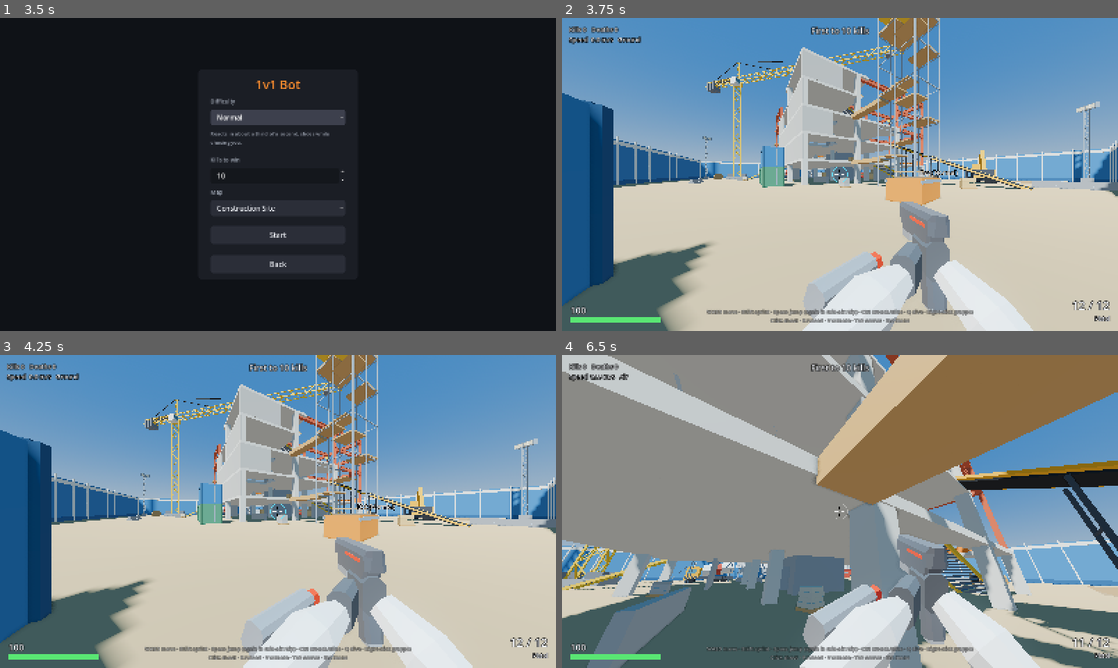
Above: before the commit, frames 1-4 (two rows, left to right).
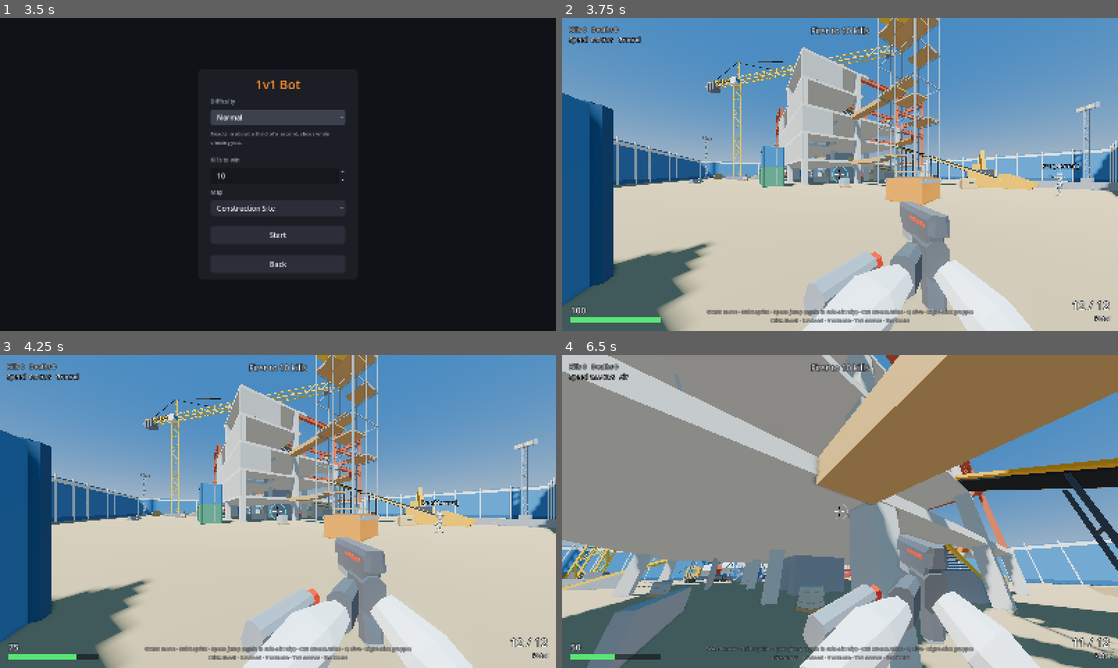
Above: after the commit, the same moments.

Repository: Yellow-Makes-Games/Jumpy-Shooty
Game: Godot game, scene res://game/ui/main_menu.tscn
Same seed, same stepped clock (60 frames per second), same inputs: the game is played once before the commit and once after it.
Inputs (mouse positions are in pixels of both pictures, inside the frame that each line leads up to):
- Up to frame 1 (3.5 s): click "Play" at 0.5 s; click "1v1 Bot" at 1.25 s; click "Normal" at 2 s; click "Normal" at 2.75 s
- Up to frame 2 (3.75 s): click "Start" at 3.5 s
- Up to frame 3 (4.25 s): no input
- Up to frame 4 (6.5 s): move the mouse to (867, 511) at 4.27 s; hold Right mouse button (grapple) 4.28-5.03 s; hold W (move_forward) from 4.28 s (still down); click (867, 511) at 4.42 s; tap Space (jump) at 4.52, 4.82, 5.27, 5.3, 5.57 s; tap Shift (sprint) at 4.55, 5.1 s; move the mouse to (812, 511) at 5.02 s; move the mouse to (851, 505) at 5.77 s; hold Space (jump) from 5.78 s (still down); right-click (851, 505) at 6.05 s

Frame 1 is identical in both runs. In frame 2, 0.7% of the frame differs, in the area x 34-93%, y 41-57%; in frame 3, 0.8%; in frame 4, 1.7%, in the area x 0-100%, y 32-98%.

Commit message:
Teach bots the tower: stairs, corners, ledges; test both maps
Bots now come to your floor instead of fighting from below, go right round
sharp corners on a path (they used to cut them and get stuck beside stairs),
slow down for them, keep slides, hops, dives and strafing away from drops,
and only grapple with open air overhead.

Stairs and the conveyor are closed in underneath at the low end, the nav mesh
no longer routes over kerbs the body cannot walk up, and the open edges by
stair landings have barriers.

The shell tests take MAP=..., run_all covers both maps, and a new bot climb
test puts the player up the tower and checks the bot gets there.

Co-Authored-By: Claude Fable 5.2 <noreply@anthropic.com>
Claude-Session: https://claude.ai/code/session_01HFmWSw2QVoT1eSLxWkUgGr

Diff:
--- a/game/arena/arena.gd
+++ b/game/arena/arena.gd
@@ -143,8 +143,8 @@
 	var ids := Net.players.keys()
 	ids.sort()
 	var index: int = max(ids.find(p.peer_id), 0)
-	var s: Array = layout.spawns[(index + randi() % 2 * 4) % layout.spawns.size()]
-	if not DevArgs.spawn.is_empty():
+	var s: Array = layout.spawns[(index + randi() % 2 * (layout.spawns.size() / 2)) % layout.spawns.size()]
+	if not DevArgs.spawn.is_empty() and not p.is_bot:
 		s = DevArgs.spawn
 	p.teleport(s[0], s[1])
 	if s.size() > 2:
--- a/game/arena/construction_site.gd
+++ b/game/arena/construction_site.gd
@@ -58,6 +58,7 @@
 	Vector3(-2.15, 16, -10),   # by the 20 m floor's east edge
 	Vector3(0, 20, -5.85),     # by the crow's nest's north edge
 ]
+const CONVEYOR_W := 2.2
 const SCAFFOLD_X0 := 16.0
 const NORTH_STACK_Z := -19.7      ## centre line of the containers north of the tower
 const SCAFFOLD_X1 := 18.4
@@ -144,7 +145,7 @@
 	stair(Vector3(14, 8, -10), Vector3(6, 12, -10))
 	stair(Vector3(-10, 12, 3), Vector3(-10, 16, -5))
 	stair(Vector3(4.5, 16, -13), Vector3(-3, 20, -13))
-	stair(Vector3(-12, 20, -4.5), Vector3(-5, NEST, -4.5), 2.4)
+	stair(Vector3(-12, 20, -4.5), Vector3(-5, NEST, -4.5), 2.4, 1)   # guard panel on the open south side
 
 	# Columns: concrete up to the highest floor above each one...
 	var steel_top := {}
@@ -231,12 +232,13 @@
 	crate(Vector3(-13, 12, 4), Vector3(1.6, 1.2, 1.6), 0.3)
 	barrier(Vector3(5.9, 12, -4), Vector3(5.9, 12, 2))
 	# The gap in the middle is the launch spot for grapple swings off the girders above
-	barrier(Vector3(-6, 12, 5.9), Vector3(-1.6, 12, 5.9))
+	barrier(Vector3(-12.5, 12, 5.9), Vector3(-1.6, 12, 5.9))
 	barrier(Vector3(1.6, 12, 5.9), Vector3(4, 12, 5.9))
 
 	# 16 m floor
 	pallet(Vector3(3, 16, -7), 0.4, "bags")
 	barrier(Vector3(-15, 16, -5.1), Vector3(-12, 16, -5.1))
+	barrier(Vector3(5.9, 16, -15.5), Vector3(5.9, 16, -9.5))   # the turn onto the stairs is right at the edge
 
 	# 20 m floor
 	pallet(Vector3(-12, 20, -12), 0.6, "bags")
@@ -297,15 +299,20 @@
 func _conveyor() -> void:
 	var low := Vector3(-34, 0, 4)
 	var high := Vector3(-TOWER, 8, 4)
-	_slab(low, high, 1.8, 0.3, "rubber")
+	_slab(low, high, CONVEYOR_W, 0.3, "rubber")
+	ramp_base(low, high, CONVEYOR_W + 0.5, "machine")   # the drive housing at the low end
+	var dir := (high - low).normalized()
 	for s in [-1, 1]:
-		var off := Vector3(0, -0.1, s * 1.0)
+		var off := Vector3(0, -0.1, s * (CONVEYOR_W * 0.5 + 0.1))
 		_strut(low + off, high + off, 0.5, 0.2, "machine", false)
+		# Side boards at the loading end: you get on at the end, not over the side
+		var board := Vector3(0, 0.3, s * (CONVEYOR_W * 0.5 + 0.17))
+		_strut(low + board - dir * 0.1, low + board + dir * 2.6, 0.14, 0.9, "machine")
 	for t in [0.3, 0.55, 0.8]:
 		var p := low.lerp(high, t)
 		for s in [-1, 1]:
-			_box(Vector3(p.x, (p.y - 0.4) * 0.5, p.z + s * 1.0), Vector3(0.16, p.y - 0.4, 0.16), "machine_dark", false)
-		_box(Vector3(p.x, (p.y - 0.4) * 0.6, p.z), Vector3(0.1, 0.1, 2.0), "machine_dark", false)
+			_box(Vector3(p.x, (p.y - 0.4) * 0.5, p.z + s * (CONVEYOR_W * 0.5 + 0.1)), Vector3(0.16, p.y - 0.4, 0.16), "machine_dark", false)
+		_box(Vector3(p.x, (p.y - 0.4) * 0.6, p.z), Vector3(0.1, 0.1, CONVEYOR_W + 0.2), "machine_dark", false)
 
 
 # ---------------------------------------------------------------------------
--- a/game/arena/map_scenery.gd
+++ b/game/arena/map_scenery.gd
@@ -68,7 +68,7 @@
 	nav.cell_height = 0.25
 	nav.agent_radius = 0.5
 	nav.agent_height = 1.75
-	nav.agent_max_climb = 0.5
+	nav.agent_max_climb = 0.25   # the body cannot walk up a kerb, so paths must not cross one
 	nav.agent_max_slope = 46.0
 	var source := NavigationMeshSourceGeometryData3D.new()
 	NavigationServer3D.parse_source_geometry_data(nav, source, level)
--- a/game/arena/site_kit.gd
+++ b/game/arena/site_kit.gd
@@ -216,7 +216,28 @@
 
 ## Stairs from `low` to `high` (centres of the walking surface at each end). You walk
 ## on a smooth ramp; the steps are only drawn.
-func stair(low: Vector3, high: Vector3, width: float = 3.0) -> void:
+const RAMP_BASE := 2.3   ## stairs and ramps are closed in underneath until they are this high
+
+## Closes in the low end of a ramp from `low` to `high` underneath, up to where
+## you can stand under it, so nobody gets wedged in the gap (bots included).
+func ramp_base(low: Vector3, high: Vector3, width: float, kind: String) -> void:
+	var flat := Vector3(high.x - low.x, 0, high.z - low.z)
+	var run := flat.length()
+	var dir := flat / run
+	var rise := high.y - low.y
+	var yaw := atan2(-dir.x, -dir.z)
+	var base_run := minf(RAMP_BASE / rise, 1.0) * run
+	var blocks: int = max(int(ceil(base_run / 0.5)), 1)
+	for i in blocks:
+		var from := base_run * i / blocks
+		var to := base_run * (i + 1) / blocks
+		var top := rise * from / run - 0.02
+		if top < 0.1:
+			continue
+		_obox(low + dir * (from + to) * 0.5 + Vector3(0, top * 0.5, 0), Vector3(width, top, to - from), yaw, kind)
+
+
+func stair(low: Vector3, high: Vector3, width: float = 3.0, rail_side: int = 0) -> void:
 	_hide(_slab(low, high, width, 0.3, "stair"))
 	var flat := Vector3(high.x - low.x, 0, high.z - low.z)
 	var run := flat.length()
@@ -225,6 +246,7 @@
 	var rise := high.y - low.y
 	var count: int = max(int(round(rise / 0.2)), 1)
 	var yaw := atan2(-dir.x, -dir.z)
+	ramp_base(low, high, width - 0.02, "concrete_dark")
 	for i in count:
 		var along := (i + 0.5) / count
 		var pos := low + dir * run * along + Vector3(0, rise * (i + 1) / count - 0.04, 0)
@@ -232,6 +254,11 @@
 	for s in [-1, 1]:
 		var off: Vector3 = side * s * (width * 0.5 - 0.06)
 		_strut(low + off + Vector3(0, -0.12, 0), high + off + Vector3(0, -0.12, 0), 0.12, 0.34, "stair_side", false)
+	# A guard panel along one side (-1 left, 1 right, looking up the stairs) where the
+	# stairs run along an open edge
+	if rail_side != 0:
+		var off: Vector3 = side * rail_side * (width * 0.5 - 0.06) + Vector3(0, 0.5, 0)
+		_strut(low + off, high + off, 0.1, 1.0, "barrier")
 
 
 ## A lattice truss (crane mast, jib, light mast) between two points on its centre
--- a/game/bot/bot_brain.gd
+++ b/game/bot/bot_brain.gd
@@ -21,6 +21,8 @@
 const CHEST := 1.05        ## aim heights above the feet
 const HEAD := 1.6
 const HUNT_AFTER := 3.0    ## seconds without seeing you before it goes to where you really are
+const GRAPPLE_HEADROOM := 6.0  ## it only swings with this much open air above its head
+const LEVEL_GAP := 2.5     ## you are this much higher or lower: it comes to your floor instead of fighting from where it is
 
 var me: Player
 var d: BotDifficulty
@@ -36,6 +38,7 @@
 var _path_index := 0
 var _path_goal := Vector3.INF
 var _repath := 0.0
+var _corner_ahead := false       # the path turns sharply within the next few metres
 var _strafe_dir := 1.0
 var _strafe_timer := 0.0
 var _error := Vector3.ZERO       # aim wobble, a slow random walk
@@ -194,10 +197,19 @@
 				_strafe_dir = -_strafe_dir
 		var approach := 1.0 if dist > FAR else (-0.6 if dist < NEAR else 0.0)
 		dir = f.cross(Vector3.UP) * _strafe_dir * d.strafe + f * approach
-		if _blocked(dir):
+		if _blocked(dir) or not _ground_ahead(dir, 1.5):
 			_strafe_dir = -_strafe_dir
 			dir = f.cross(Vector3.UP) * _strafe_dir * d.strafe + f * approach
-		input.sprint = d.sprint and dist > FAR
+			if not _ground_ahead(dir, 1.5):
+				# A drop on both sides (it is on stairs or a walkway): keep to the path
+				dir = _follow_path(_target.global_position, delta)
+		# You are on another floor: no strafing about underneath, take the stairs to
+		# your level (still shooting on the way).
+		if absf(_target.global_position.y - pos.y) > LEVEL_GAP:
+			var route := _follow_path(_target.global_position, delta)
+			if route != Vector3.ZERO:
+				dir = route
+		input.sprint = d.sprint and dist > FAR and not _corner_ahead
 		if grounded and _rng.randf() < d.jumpiness * delta * 2.5:
 			input.jump_pressed = true
 		# At the top of a jump, flip sideways to throw off your aim.
@@ -206,18 +218,20 @@
 			_dodge_side = _strafe_dir
 			_dodge_time = 0.3
 		# Close the gap fast with a dive (it dives where it looks: at you).
-		if d.grapples and grounded and dist > FAR + 4.0 and _rng.randf() < delta * 0.5:
+		if d.grapples and grounded and dist > FAR + 4.0 and _rng.randf() < delta * 0.5 and _ground_ahead(f, 8.0):
 			input.dive_pressed = true
 	else:
 		# Chase: to where it last saw you, or to where you really are after a while.
 		var hunting := _time - _last_seen_time > HUNT_AFTER
 		var goal := _target.global_position if hunting else _last_seen_pos
 		dir = _follow_path(goal, delta)
-		input.sprint = d.sprint
+		input.sprint = d.sprint and not _corner_ahead   # sprinting round a sharp corner overshoots it
 		_chase_tricks(delta, dir, grounded, speed)
 	if _hop_time > 0.0:
 		_hop_time -= delta
-		if grounded:
+		if not _ground_ahead(dir, 6.0):
+			_hop_time = 0.0             # a drop is coming up: stop hopping
+		elif grounded:
 			input.jump_pressed = true   # bunny-hop: jump again the moment it lands
 	if _slide_time > 0.0:
 		_slide_time -= delta
@@ -232,6 +246,8 @@
 	if not d.slides or not grounded or speed < 9.0 or _trick_wait > 0.0 or dir.length() < 0.1:
 		return
 	_trick_wait = _rng.randf_range(0.6, 1.6)
+	if not _ground_ahead(dir, 9.0):
+		return   # up on a floor or a stair with an edge ahead: no tricks that carry it over
 	var facing := Vector3(me.aim_forward().x, 0.0, me.aim_forward().z).normalized()
 	var straight := facing.angle_to(dir) < deg_to_rad(15.0) and _straight_ahead(dir) > 8.0
 	var roll := _rng.randf()
@@ -258,14 +274,68 @@
 	if _repath <= 0.0 or _path_goal.distance_to(goal) > 2.5 or _path_index >= _path.size():
 		_repath = 0.6
 		_path_goal = goal
-		_path = NavigationServer3D.map_get_path(me.get_world_3d().navigation_map, pos, goal, true)
+		var found := NavigationServer3D.map_get_path(me.get_world_3d().navigation_map, pos, goal, true)
+		_path = PackedVector3Array()
+		for point in found:   # the server repeats points where the path changes height
+			if _path.is_empty() or _path[_path.size() - 1].distance_to(point) > 0.05:
+				_path.append(point)
 		_path_index = 1 if _path.size() > 1 else 0
-	while _path_index < _path.size() and _flat(pos, _path[_path_index]) < 0.9:
+	while _path_index < _path.size() and _reached(pos, _path_index):
 		_path_index += 1
 	var next := goal if _path_index >= _path.size() else _path[_path_index]
+	_corner_ahead = _path_index < _path.size() and _flat(pos, next) < 4.0 and _is_corner(_path_index)
 	var to := next - pos
 	to.y = 0.0
 	return to.normalized() if to.length() > 0.3 else Vector3.ZERO
+
+
+## Has it got to this point of the path? Close is enough on a straight stretch, but
+## it has to go right round a sharp corner (the foot of a staircase, a doorway)
+## or it cuts the corner and runs into what the path was going around. A point on
+## the floor above or below does not count.
+func _reached(pos: Vector3, index: int) -> bool:
+	var point := _path[index]
+	if absf(point.y - pos.y) > 1.5:
+		return false
+	var away := _flat(pos, point)
+	if not _is_corner(index):
+		return away < 0.9
+	# Right on it, or level with it and past it (so a fast runner does not circle it)
+	var along := point - _path[index - 1]
+	var past := pos - point
+	along.y = 0.0
+	past.y = 0.0
+	return away < 0.35 or (away < 1.2 and past.dot(along) > 0.0)
+
+
+## Does the path turn sharply at this point?
+func _is_corner(index: int) -> bool:
+	if index < 1 or index + 1 >= _path.size():
+		return false
+	var before := _path[index] - _path[index - 1]
+	var after := _path[index + 1] - _path[index]
+	before.y = 0.0
+	after.y = 0.0
+	return before.length() > 0.05 and after.length() > 0.05 and before.angle_to(after) > deg_to_rad(50.0)
+
+
+## Is there floor to run on for the next `reach` metres this way: no drop, and not a
+## staircase either (tricks and stairs do not mix)?
+func _ground_ahead(dir: Vector3, reach: float) -> bool:
+	var flat := Vector3(dir.x, 0.0, dir.z)
+	if flat.length() < 0.1:
+		return true
+	flat = flat.normalized()
+	var space := me.get_world_3d().direct_space_state
+	var step := 1.0
+	while step <= reach:
+		var from := me.global_position + flat * step + Vector3(0, 0.6, 0)
+		var drop := minf(1.0 + 0.45 * step, 3.6)   # a slope down is fine, the floor below is not
+		var q := PhysicsRayQueryParameters3D.create(from, from - Vector3(0, 0.6 + drop, 0), 1, [me.get_rid()])
+		if space.intersect_ray(q).is_empty():
+			return false
+		step += 1.0
+	return true
 
 
 ## Is there a wall right in the way in this direction?
@@ -346,14 +416,19 @@
 	var higher := _target.global_position.y - me.global_position.y > 2.5
 	if not (higher or (dist > 25.0 and not visible)) or _rng.randf() > delta * 1.5:
 		return
-	# Aim up and ahead, toward the target, and hook whatever is there.
+	# Aim up and ahead, toward the target, and hook whatever is there. Not indoors,
+	# though: under a ceiling a swing only throws it off the stairs it is climbing.
 	var eye := me.eye_position()
+	var space := me.get_world_3d().direct_space_state
+	var up := PhysicsRayQueryParameters3D.create(eye, eye + Vector3(0, GRAPPLE_HEADROOM, 0), 1, [me.get_rid()])
+	if not space.intersect_ray(up).is_empty():
+		return
 	var to := _target.global_position - me.global_position
 	to.y = 0.0
 	var point := me.global_position + to.normalized() * minf(dist, 18.0) + Vector3(0, 9.0, 0)
 	var dir := (point - eye).normalized()
 	var q := PhysicsRayQueryParameters3D.create(eye, eye + dir * g.tuning.grapple_range, 1, [me.get_rid()])
-	var hit := me.get_world_3d().direct_space_state.intersect_ray(q)
+	var hit := space.intersect_ray(q)
 	if hit.is_empty() or hit.position.y < me.global_position.y + 3.0:
 		return
 	input.yaw = atan2(-dir.x, -dir.z)
--- a/tests/course_runner.gd
+++ b/tests/course_runner.gd
@@ -145,5 +145,10 @@
 
 
 ## Yaw that faces along `dir` (flat).
+## Distance between two points ignoring height.
+func _flat(a: Vector3, b: Vector3) -> float:
+	return Vector2(a.x - b.x, a.z - b.z).length()
+
+
 func _yaw_to(dir: Vector3) -> float:
 	return atan2(-dir.x, -dir.z)
--- a/tests/site_test.gd
+++ b/tests/site_test.gd
@@ -185,13 +185,28 @@
 		"drive": func(_dt):
 			var p := body.global_position
 			var on: int = clampi(int(round(p.y / 2.0)), 0, 10)   # how many decks up we are
-			var target: Vector3 = centres[on % 4]                  # the next deck
-			var to := Vector3(target.x - p.x, 0, target.z - p.z)
+			var next: Vector3 = centres[on % 4]                    # the deck above this one
+			var here: Vector3 = centres[(on + 3) % 4]              # the deck we are on (or landing on)
+			var speed := Vector2(body.velocity.x, body.velocity.z).length()
+			var goal := next
+			if on == 0:
+				# From the yard: walk up to the first deck and jump for it
+				if body.is_on_floor() and _flat(p, next) < h + 0.6:
+					input.jump_pressed = true
+			elif on == 10:
+				goal = here
+			elif _mem.get("leaving", -1) == on:
+				# Run at the next deck and jump once moving; the grab and climb do the rest
+				if body.is_on_floor() and (_flat(p, here) > 0.3 or speed > 4.0):
+					input.jump_pressed = true
+			else:
+				# Just arrived on this deck: walk to its middle and stop before the next jump
+				goal = here
+				if body.is_on_floor() and _flat(p, here) < 0.4 and speed < 1.0:
+					_mem["leaving"] = on
+			var to := Vector3(goal.x - p.x, 0, goal.z - p.z)
 			input.yaw = _yaw_to(to)
-			# Push toward the next deck only while we still have to get up onto it.
-			input.move = Vector2(0, 1) if to.length() > 0.5 else Vector2.ZERO
-			if on < 10 and body.is_on_floor() and to.length() < h + 0.6:
-				input.jump_pressed = true,
+			input.move = Vector2(0, 1) if to.length() > 0.3 else Vector2.ZERO,
 		"done": func(): return body.global_position.y > S.HOIST_TOP - 0.1 and body.is_on_floor(),
 		"check": func():
 			var y := body.global_position.y
Not shown, changed: tests/run_all.sh
Not shown, added: tests/run_bot_climb_test.sh
Not shown, changed: tests/run_bot_test.sh
Not shown, changed: tests/run_match_test.sh
Not shown, changed: tests/run_sync_test.sh
Not shown, changed: tests/run_timed_match_test.sh
